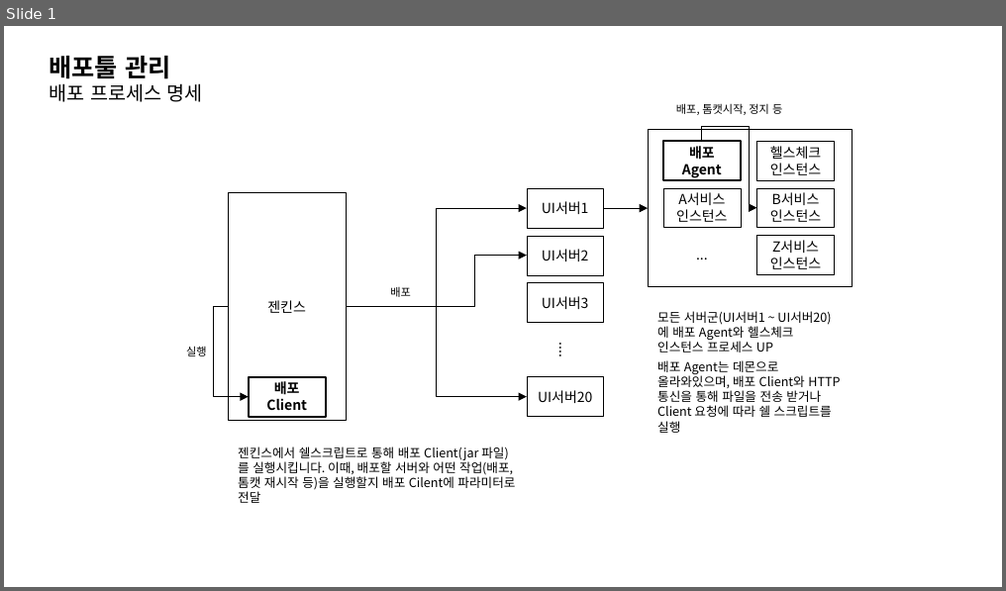
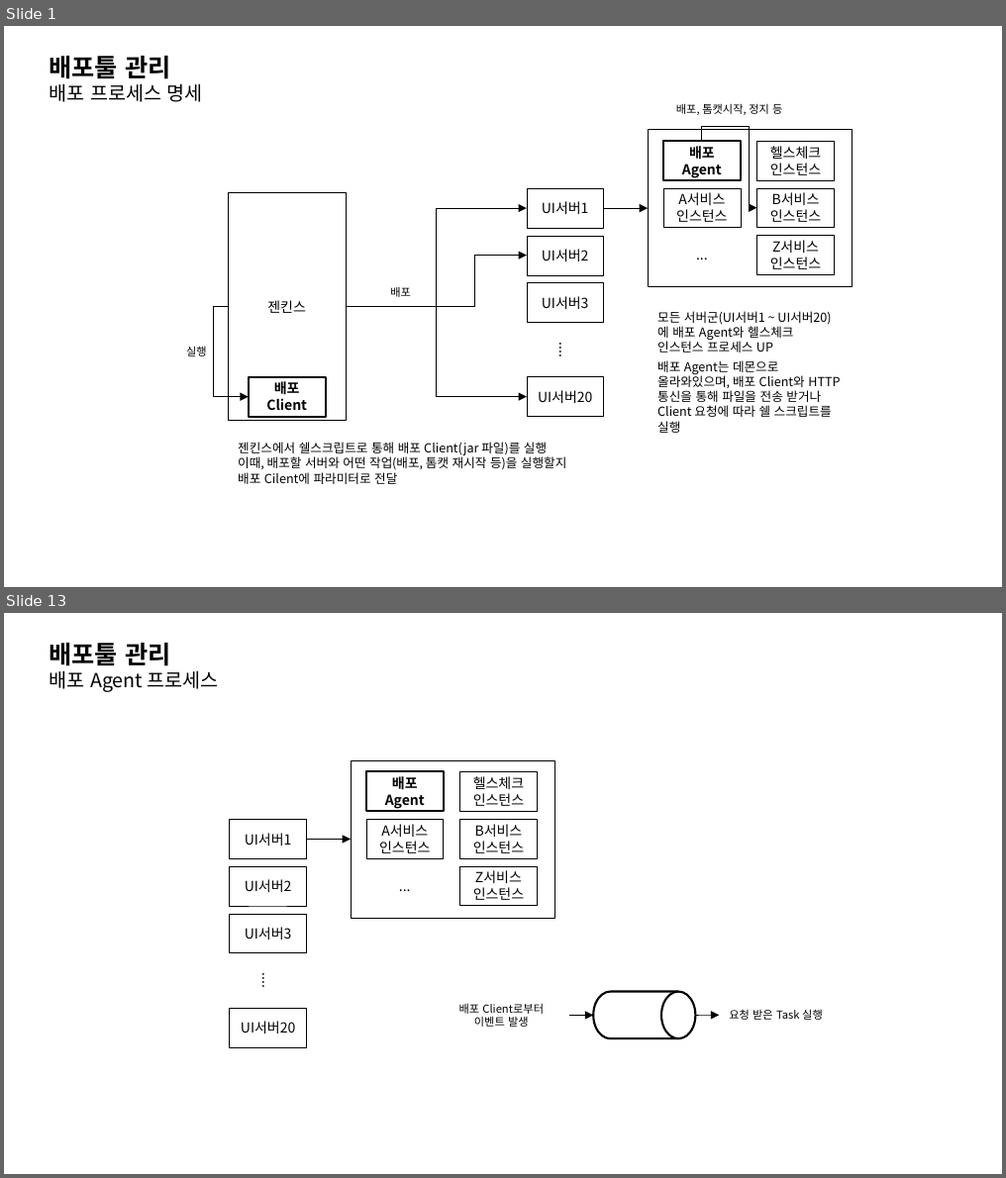
Before and after one commit to vvshinevv/resume, a slide deck: 배포툴.pptx. Shown one above the other, each under a label of ours: slide 1 before the commit, slides 1 and 13 after it; the slides between them are not shown. The pictures are 1006x591 and 1006x1178 pixels, drawn with LibreOffice and Linux fonts; fonts in the diff are those of the drawing. Boxes give left, top, right and bottom in pixels: in the first picture for what was removed or moved away, otherwise in the second. Text is boxed around its words. In the diff, an @@ line names an element or a change of style, - is before the commit and + after.

Commit message:
배포툴 수정

```diff
--- a/배포툴.pptx
+++ b/배포툴.pptx
@@ slide 13 added at bbox=[4, 613, 1002, 1174], background #FFFFFF @@
@@ text added at bbox=[50, 643, 219, 692], 14 pt, text #000000 @@
+배포툴 관리
+배포 Agent 프로세스
@@ rectangle added at bbox=[230, 820, 306, 860], fill #FFFFFF, outline #000000 0.25 pt, 10 pt, text #000000 @@
+UI서버1
@@ arrow added from (306, 840) to (350, 840), #000000 0.5 pt @@
@@ rectangle added at bbox=[230, 866, 306, 906], fill #FFFFFF, outline #000000 0.25 pt, 10 pt, text #000000 @@
+UI서버2
@@ group added at bbox=[350, 761, 554, 918]: 6 rectangles, 1 text @@
+배포 Agent
+헬스체크 인스턴스
+A서비스 인스턴스
+B서비스 인스턴스
+Z서비스 인스턴스
+...
@@ rectangle added at bbox=[230, 913, 306, 954], fill #FFFFFF, outline #000000 0.25 pt, 10 pt, text #000000 @@
+UI서버3
@@ rectangle added at bbox=[249, 947, 289, 1016], fill #FFFFFF, 10 pt, text #000000 @@
+....
@@ flow chart magnetic drum added at bbox=[594, 992, 696, 1039], outline #000000 1.5 pt @@
@@ rectangle added at bbox=[230, 1008, 306, 1048], fill #FFFFFF, outline #000000 0.25 pt, 10 pt, text #000000 @@
+UI서버20
@@ text added at bbox=[459, 1003, 544, 1027], 8 pt, text #000000 @@
+배포 Client로부터
+이벤트 발생
@@ arrow added from (570, 1015) to (594, 1015), #000000 0.5 pt @@
@@ arrow added from (696, 1015) to (720, 1015), #000000 0.5 pt @@
@@ text added at bbox=[729, 1009, 823, 1020], 8 pt, text #000000 @@
+요청 받은 Task 실행
@@ slide 1 changed as well @@
@@ text at bbox=[238, 442, 566, 484]: text changed @@
-젠킨스에서 쉘스크립트로 통해 배포 Client(jar 파일)를 실행시킵니다. 이때, 배포할 서버와 어떤 작업(배포, 톰캣 재시작 등)을 실행할지 배포 Cilent에 파라미터로 전달
+젠킨스에서 쉘스크립트로 통해 배포 Client(jar 파일)를 실행
+이때, 배포할 서버와 어떤 작업(배포, 톰캣 재시작 등)을 실행할지 배포 Cilent에 파라미터로 전달
```
Also in this commit, not shown: 2 other slides changed, 9 other slides added.
